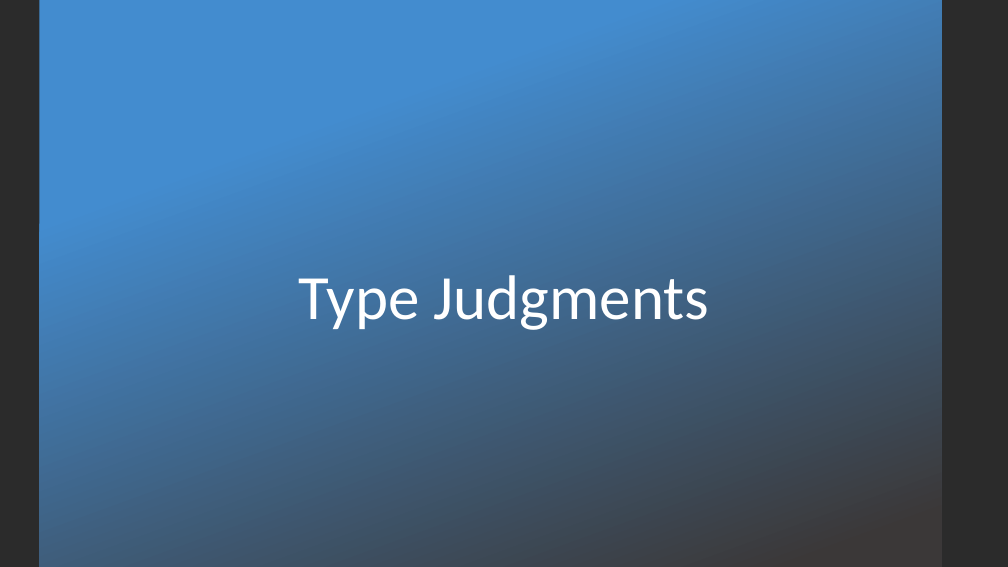
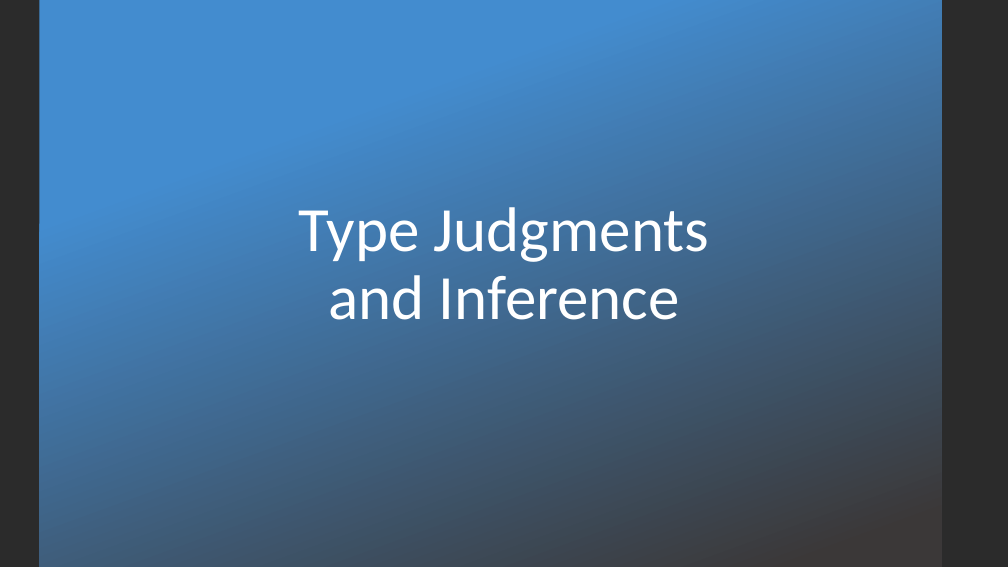
Before and after one commit to kevinsullivan/cs-dm, a slide deck: slide 6 of 01_Equality/Equality.pptx. Drawn at 1008x567 pixels with LibreOffice and Linux fonts; fonts in the diff are those of the drawing; background and template pictures are left out; a plain dark background stands for a picture behind light text. Boxes give left, top, right and bottom in pixels: in the first picture for what was removed or moved away, otherwise in the second. Text is boxed around its words. In the diff, an @@ line names an element or a change of style, - is before the commit and + after.

Commit message:
Finished equality slides and fixed minor typos

```diff
--- a/01_Equality/Equality.pptx
+++ b/01_Equality/Equality.pptx
@@ title at (299,207,710,320): text changed @@
-Type Judgments
+Type Judgments and Inference
```
Also in this commit, not shown: 2 other slides changed, 12 slides added, 1 slide removed, 2 other files.
